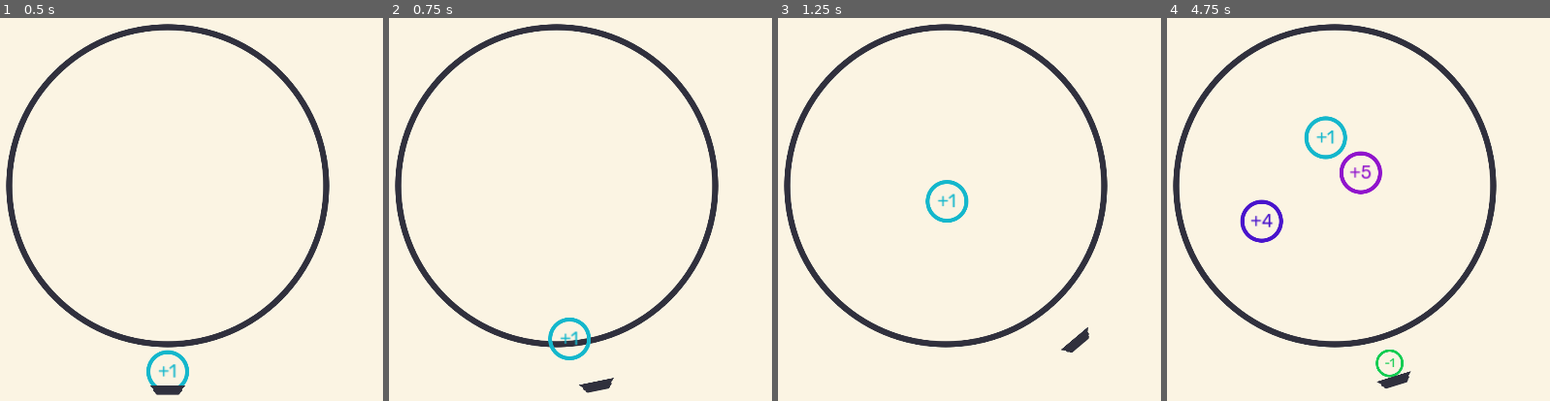
Above: before the commit, frames 1-4 (left to right).
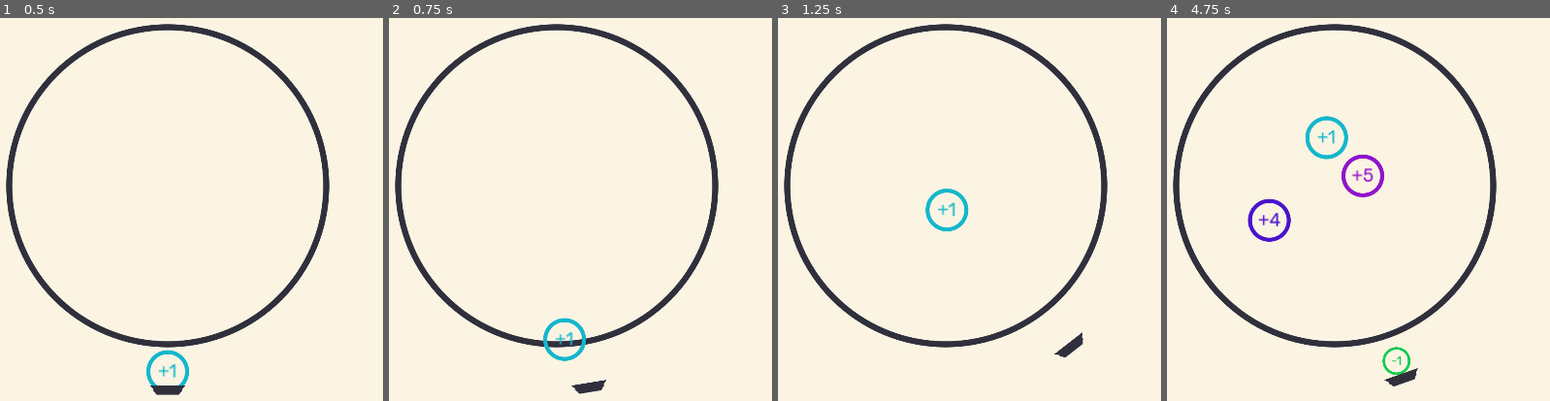
Above: after the commit, the same moments.

Repository: stur86/anti-numbers
Game: Godot game, scene res://scenes/main_scene.tscn
Two runs of this game, one before a commit and one after it. Both use one fixed random seed, a clock stepped at 60 frames per second and the inputs below. This scene is started directly instead of the project's main scene.
Inputs:
- Up to frame 1 (0.5 s): no input
- Up to frame 2 (0.75 s): tap Enter at 0.5 s; hold Right (Right) from 0.53 s (still down); tap Up (Launch) at 0.6 s
- Up to frame 3 (1.25 s): keep holding Right (Right)
- Up to frame 4 (4.75 s): release Right (Right) at 1.28 s; hold Left (Left) 1.28-2.03 s; tap Up (Launch) every 0.75 s from 1.35 to 4.35 s; hold Right (Right) 2.03-3.53 s; hold Left (Left) from 3.53 s (still down)

Frame 1 is identical in both runs. In frame 2, 0.8% of the frame differs, in the area x 40-59%, y 78-99%; in frame 3, 0.9%; in frame 4, 2.1%, in the area x 18-66%, y 25-97%.

Commit message:
Smoothed movement

Diff:
--- a/objects/number_particle.tscn
+++ b/objects/number_particle.tscn
@@ -51,57 +51,6 @@
 "values": [Vector2(0, 0), Vector2(1.1, 1.1), Vector2(1, 1)]
 }
 
-[sub_resource type="Animation" id="Animation_i47vn"]
-length = 0.001
-tracks/0/type = "value"
-tracks/0/imported = false
-tracks/0/enabled = true
-tracks/0/path = NodePath("ParticleSprite:scale")
-tracks/0/interp = 1
-tracks/0/loop_wrap = true
-tracks/0/keys = {
-"times": PackedFloat32Array(0),
-"transitions": PackedFloat32Array(1),
-"update": 0,
-"values": [Vector2(1, 1)]
-}
-tracks/1/type = "value"
-tracks/1/imported = false
-tracks/1/enabled = true
-tracks/1/path = NodePath("Explosion/Main:scale")
-tracks/1/interp = 1
-tracks/1/loop_wrap = true
-tracks/1/keys = {
-"times": PackedFloat32Array(0),
-"transitions": PackedFloat32Array(1),
-"update": 0,
-"values": [Vector2(1e-05, 1e-05)]
-}
-tracks/2/type = "value"
-tracks/2/imported = false
-tracks/2/enabled = true
-tracks/2/path = NodePath("Explosion/Debris:emitting")
-tracks/2/interp = 1
-tracks/2/loop_wrap = true
-tracks/2/keys = {
-"times": PackedFloat32Array(0),
-"transitions": PackedFloat32Array(1),
-"update": 1,
-"values": [false]
-}
-tracks/3/type = "value"
-tracks/3/imported = false
-tracks/3/enabled = true
-tracks/3/path = NodePath("ParticleSprite:visible")
-tracks/3/interp = 1
-tracks/3/loop_wrap = true
-tracks/3/keys = {
-"times": PackedFloat32Array(0),
-"transitions": PackedFloat32Array(1),
-"update": 1,
-"values": [true]
-}
-
 [sub_resource type="Animation" id="Animation_w7iem"]
 resource_name = "Explode"
 length = 0.3
@@ -156,6 +105,57 @@
 }]
 }
 
+[sub_resource type="Animation" id="Animation_i47vn"]
+length = 0.001
+tracks/0/type = "value"
+tracks/0/imported = false
+tracks/0/enabled = true
+tracks/0/path = NodePath("ParticleSprite:scale")
+tracks/0/interp = 1
+tracks/0/loop_wrap = true
+tracks/0/keys = {
+"times": PackedFloat32Array(0),
+"transitions": PackedFloat32Array(1),
+"update": 0,
+"values": [Vector2(1, 1)]
+}
+tracks/1/type = "value"
+tracks/1/imported = false
+tracks/1/enabled = true
+tracks/1/path = NodePath("Explosion/Main:scale")
+tracks/1/interp = 1
+tracks/1/loop_wrap = true
+tracks/1/keys = {
+"times": PackedFloat32Array(0),
+"transitions": PackedFloat32Array(1),
+"update": 0,
+"values": [Vector2(1e-05, 1e-05)]
+}
+tracks/2/type = "value"
+tracks/2/imported = false
+tracks/2/enabled = true
+tracks/2/path = NodePath("Explosion/Debris:emitting")
+tracks/2/interp = 1
+tracks/2/loop_wrap = true
+tracks/2/keys = {
+"times": PackedFloat32Array(0),
+"transitions": PackedFloat32Array(1),
+"update": 1,
+"values": [false]
+}
+tracks/3/type = "value"
+tracks/3/imported = false
+tracks/3/enabled = true
+tracks/3/path = NodePath("ParticleSprite:visible")
+tracks/3/interp = 1
+tracks/3/loop_wrap = true
+tracks/3/keys = {
+"times": PackedFloat32Array(0),
+"transitions": PackedFloat32Array(1),
+"update": 1,
+"values": [true]
+}
+
 [sub_resource type="AnimationLibrary" id="AnimationLibrary_0h8y5"]
 _data = {
 "Expand": SubResource("Animation_ehodq"),
--- a/scenes/main_scene.tscn
+++ b/scenes/main_scene.tscn
@@ -12,7 +12,7 @@
 [ext_resource type="Script" path="res://objects/center_container.gd" id="10_g2703"]
 
 [sub_resource type="CircleShape2D" id="CircleShape2D_72tgf"]
-radius = 250.0
+radius = 400.0
 
 [sub_resource type="LabelSettings" id="LabelSettings_uouql"]
 font = ExtResource("7_xw1ak")
@@ -49,7 +49,6 @@
 texture = ExtResource("3_qrc0t")
 
 [node name="ArenaArea" type="CollisionShape2D" parent="PlayingArea/Arena"]
-visible = false
 shape = SubResource("CircleShape2D_72tgf")
 
 [node name="Particles" type="Node2D" parent="PlayingArea" groups=["ParticleParent"]]
--- a/scripts/launcher.gd
+++ b/scripts/launcher.gd
@@ -5,6 +5,11 @@
 @export var reload_time = 1.0
 
 const Particle = preload("res://objects/number_particle.tscn")
+
+const SP_INTERP = 0.3
+var target_speed = 0.0
+var actual_speed = 0.0
+
 
 # Called when the node enters the scene tree for the first time.
 func _ready():
@@ -44,9 +49,13 @@
 func _process(delta):
 
 	if Input.is_action_pressed("Right"):
-		rotate_launcher(-rot_speed*delta)
+		target_speed = -rot_speed
 	elif Input.is_action_pressed("Left"):
-		rotate_launcher(rot_speed*delta)
+		target_speed = rot_speed
+	else:
+		target_speed = 0.0
+	actual_speed = lerp(actual_speed, target_speed, SP_INTERP)
+	rotate_launcher(actual_speed*delta)
 
 	if Input.is_action_just_pressed("Launch"):
 		launch_particle()
